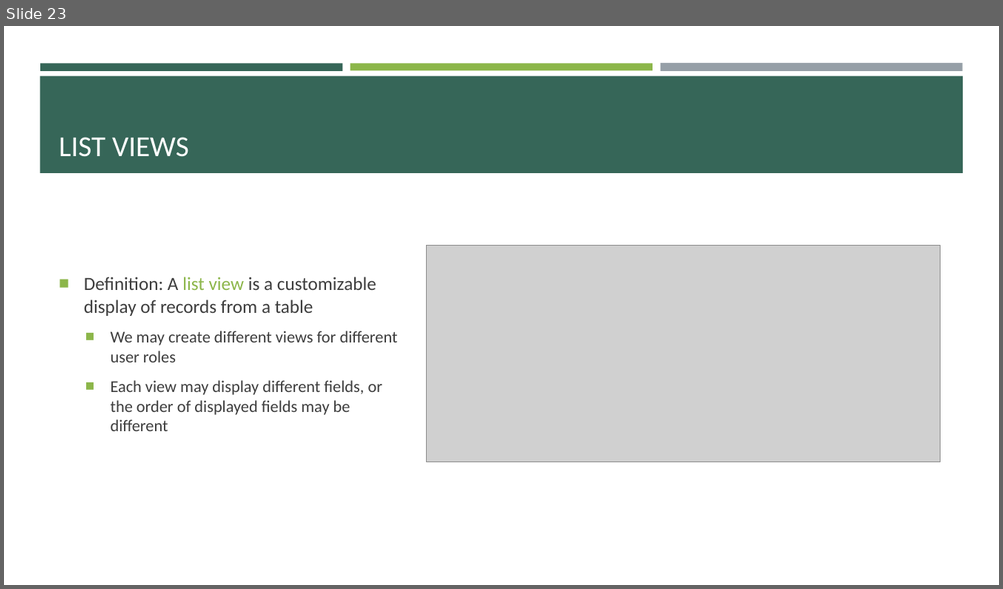
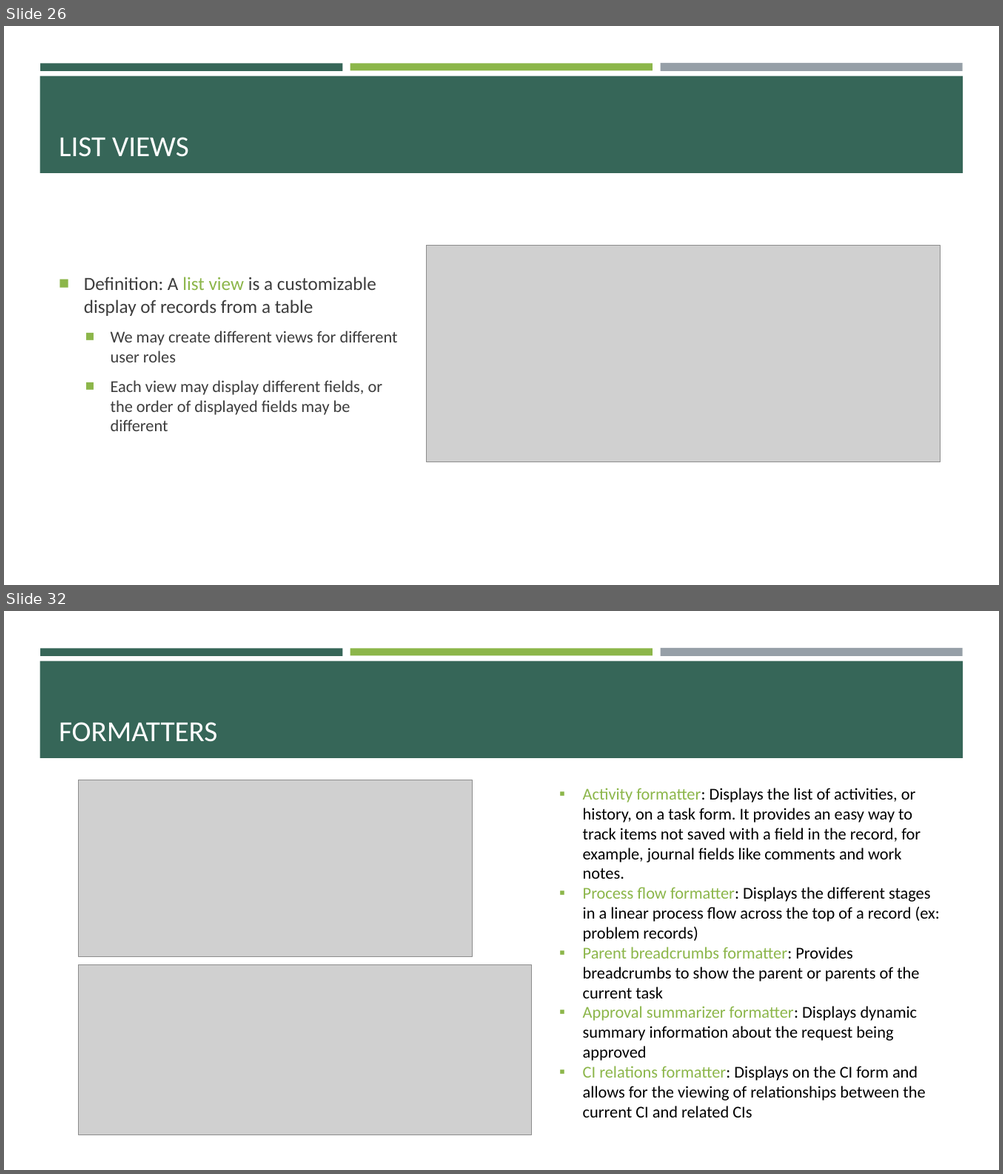
Before and after one commit to e-m-wilson/SNOW, a slide deck: Week_3/SNOW_Basics.pptx. Shown one above the other, each under a label of ours: slide 23 before the commit, slides 26 and 32 after it; the slides between them are not shown. The pictures are 1003x589 and 1003x1174 pixels, drawn with LibreOffice and Linux fonts; fonts in the diff are those of the drawing; grey boxes stand for pictures. Boxes give left, top, right and bottom in pixels: in the first picture for what was removed or moved away, otherwise in the second. Text is boxed around its words. In the diff, an @@ line names an element or a change of style, - is before the commit and + after.

```diff
--- a/Week_3/SNOW_Basics.pptx
+++ b/Week_3/SNOW_Basics.pptx
@@ slide 32 added at (4,611,999,1170), background #FFFFFF; not listed: 4 template elements that a slide beside it also shows @@
@@ title added at (59,722,217,742), 28 pt, text #FFFFFF @@
+FORMATTERS
@@ picture added at (79,780,472,957) @@
@@ text added at (583,788,939,1118), 16 pt, text #000000 @@
+▪ Activity formatter: Displays the list of activities, or history, on a task form. It provides an easy way to track items not saved with a field in the record, for example, journal fields like comments and work notes.
+▪ Process flow formatter: Displays the different stages in a linear process flow across the top of a record (ex: problem records)
+▪ Parent breadcrumbs formatter: Provides breadcrumbs to show the parent or parents of the current task
+▪ Approval summarizer formatter: Displays dynamic summary information about the request being approved
+▪ CI relations formatter: Displays on the CI form and allows for the viewing of relationships between the current CI and related CIs
@@ picture added at (79,965,532,1136) @@
@@ what was slide 23 is now slide 26 @@
```
Also in this commit, not shown: 2 slides changed, 31 other slides added, 1 other file.
